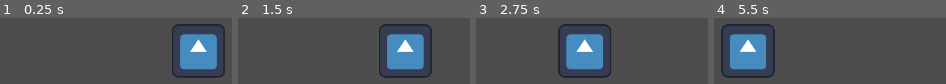
Above: before the commit, frames 1-4 (left to right).
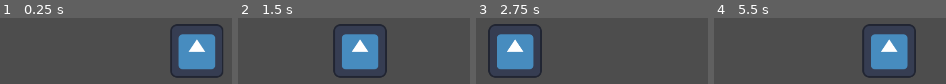
Above: after the commit, the same moments.

Repository: MaddMavv/Project-Doll-House
Game: Godot game, scene res://test_move.tscn
The game is run twice, just before and just after one commit, with the same random seed, the same clock (stepped at 60 frames per second) and the same inputs. This scene is started directly instead of the project's main scene. The engine's default icon, where the game draws it, is replaced by a stand-in: a white triangle on a blue panel in a dark square.
Inputs:
- Up to frame 1 (0.25 s): no input
- Up to frame 2 (1.5 s): tap Enter (ui_accept) at 0.5, 0.77 s; hold Right (ui_right) from 0.53 s (still down); tap Tab (ui_focus_next) at 0.6 s; tap K (attack) at 1.35 s
- Up to frame 3 (2.75 s): tap Enter (ui_accept) at 1.52 s; tap Tab (ui_focus_next) at 1.55, 2.3 s; release Right (ui_right) at 2.03 s; hold Left (ui_left) from 2.03 s (still down); tap J (melee) at 2.1 s
- Up to frame 4 (5.5 s): release Left (ui_left) at 2.78 s; hold Right (ui_right) 2.78-4.28 s; tap L (shout) at 2.85 s; tap Enter (ui_accept) at 3.02, 3.77, 4.52 s; tap Tab (ui_focus_next) at 3.05, 3.6, 4.35, 5.3 s; hold Left (ui_left) 4.28-5.03 s; hold Right (ui_right) from 5.03 s (still down); tap K (attack) at 5.1 s

The runs differ from the first frame. In frame 1, 3.2% of the frame differs, in the area x 73-97%, y 9-91%; in frame 2, 22%; in frame 3, 22%; in frame 4, 22%, in the area x 3-88%, y 9-91%.

Commit message:
Red Drone added

Diff:
--- /dev/null
+++ b/First Prototype copy 2/redDrone.gd
@@ -0,0 +1,98 @@
+extends CharacterBody2D
+
+@onready var bullet_scene = preload("res://bullet.tscn")
+@onready var spawn_point: Marker2D = $SpawnPoint
+@onready var timer = get_node("Timer")
+
+# This variable stores a reference to the Player using Godot's Groups feature.
+# Check the Player node in the inspector, switch to Node, and you'll see the group
+# "Player" I created to make that happen.
+@onready var player = get_tree().get_first_node_in_group("BarB")
+var barb
+
+var top = 250
+var bottom = 150
+var start
+var chase = false
+var stunned = false
+var home = true
+#for when stunned
+var gravity = ProjectSettings.get_setting("physics/2d/default_gravity")
+
+
+func _ready():
+	velocity = Vector2(0, 200)
+	start = get_global_position()
+
+
+func _process(delta):
+	move(delta)
+	shoot_at_player()
+	stun()
+
+
+func move(delta):
+
+	if stunned == false and home == true:
+		#moves up and down
+		position += velocity * delta
+		if position.y > start.y + bottom or position.y < start.y - top:
+			velocity.y *= -1
+
+	if stunned == true:
+		home = false
+		#falls to the ground
+		if velocity.y == -200:
+			move_and_collide(velocity * -2 * delta)
+		else:
+			move_and_collide(velocity * 2 * delta)
+	elif stunned == false and home == false:
+		position.y -= 225 * delta
+
+	if stunned == false and position.y < start.y + bottom:
+		home = true
+
+
+func shoot_at_player():
+	#shoot function (below) calls bullet using this node
+	if chase == true:
+		barb = get_node("../BarB")
+
+
+func shoot():
+	var bullet = bullet_scene.instantiate()
+	bullet.position = spawn_point.global_position
+	bullet.direction = global_position.direction_to(barb.position)
+	owner.add_child(bullet)
+
+
+func _on_timer_timeout():
+		shoot()
+
+
+func stun():
+	#press TAB to stun drone
+	####will be replaced with actual stun####
+	if chase == true and Input.is_action_just_pressed("ui_focus_next"):
+		stunned = true
+		$StunTimer.start()
+		$Timer.stop()
+
+
+func _on_player_detection_body_entered(body):
+	if body.name == "BarB":
+		if stunned == false:
+			chase = true
+			$Timer.start()
+
+
+func _on_player_detection_body_exited(body):
+	if body.name == "BarB":
+		chase = false
+		$Timer.stop()
+
+
+func _on_stun_timer_timeout():
+	stunned = false
+	if chase == true:
+		$Timer.start()
--- /dev/null
+++ b/First Prototype copy 2/redDrone.tscn
@@ -0,0 +1,60 @@
+[gd_scene load_steps=6 format=3 uid="uid://db07m7ctkl7x1"]
+
+[ext_resource type="Script" path="res://redDrone.gd" id="1_lsrtv"]
+[ext_resource type="Texture2D" uid="uid://hv6m2mpjrh6t" path="res://icon.svg" id="2_ejn2i"]
+
+[sub_resource type="SpriteFrames" id="SpriteFrames_r28yn"]
+animations = [{
+"frames": [{
+"duration": 1.0,
+"texture": ExtResource("2_ejn2i")
+}],
+"loop": true,
+"name": &"Flying",
+"speed": 5.0
+}]
+
+[sub_resource type="RectangleShape2D" id="RectangleShape2D_rcvom"]
+size = Vector2(88, 30)
+
+[sub_resource type="RectangleShape2D" id="RectangleShape2D_3uoq6"]
+size = Vector2(499.75, 253.375)
+
+[node name="redDrone" type="CharacterBody2D"]
+scale = Vector2(4, 4)
+collision_mask = 3
+script = ExtResource("1_lsrtv")
+
+[node name="AnimatedSprite2D" type="AnimatedSprite2D" parent="."]
+position = Vector2(-3.8147e-06, -0.999996)
+scale = Vector2(0.6875, 0.234375)
+sprite_frames = SubResource("SpriteFrames_r28yn")
+animation = &"Flying"
+metadata/_edit_lock_ = true
+
+[node name="CollisionShape2D" type="CollisionShape2D" parent="."]
+position = Vector2(0, -1)
+shape = SubResource("RectangleShape2D_rcvom")
+metadata/_edit_lock_ = true
+
+[node name="PlayerDetection" type="Area2D" parent="."]
+
+[node name="CollisionShape2D" type="CollisionShape2D" parent="PlayerDetection"]
+position = Vector2(0.5, 31.3125)
+shape = SubResource("RectangleShape2D_3uoq6")
+
+[node name="SpawnPoint" type="Marker2D" parent="."]
+position = Vector2(0, 15)
+
+[node name="Timer" type="Timer" parent="."]
+process_callback = 0
+wait_time = 1.5
+
+[node name="StunTimer" type="Timer" parent="."]
+wait_time = 5.0
+one_shot = true
+
+[connection signal="body_entered" from="PlayerDetection" to="." method="_on_player_detection_body_entered"]
+[connection signal="body_exited" from="PlayerDetection" to="." method="_on_player_detection_body_exited"]
+[connection signal="timeout" from="Timer" to="." method="_on_timer_timeout"]
+[connection signal="timeout" from="StunTimer" to="." method="_on_stun_timer_timeout"]
--- a/First Prototype copy 2/test_move.gd
+++ b/First Prototype copy 2/test_move.gd
@@ -2,7 +2,8 @@
 
 var targetX
 var radius = 200
-var move = 0.01
+var move = Vector2(0, 0)
+var velocity = Vector2(1, 0)
 # Called when the node enters the scene tree for the first time.
 func _ready():
 	pass # Replace with function body.
@@ -10,7 +11,7 @@
 
 # Called every frame. 'delta' is the elapsed time since the previous frame.
 func _process(delta):
-	move += 0.01
-	targetX = cos(move) * radius + 600
+	move.x += velocity.x * delta
+	targetX = cos(move.x) * radius + 600
 	position.x = targetX
 	print(position.x)
